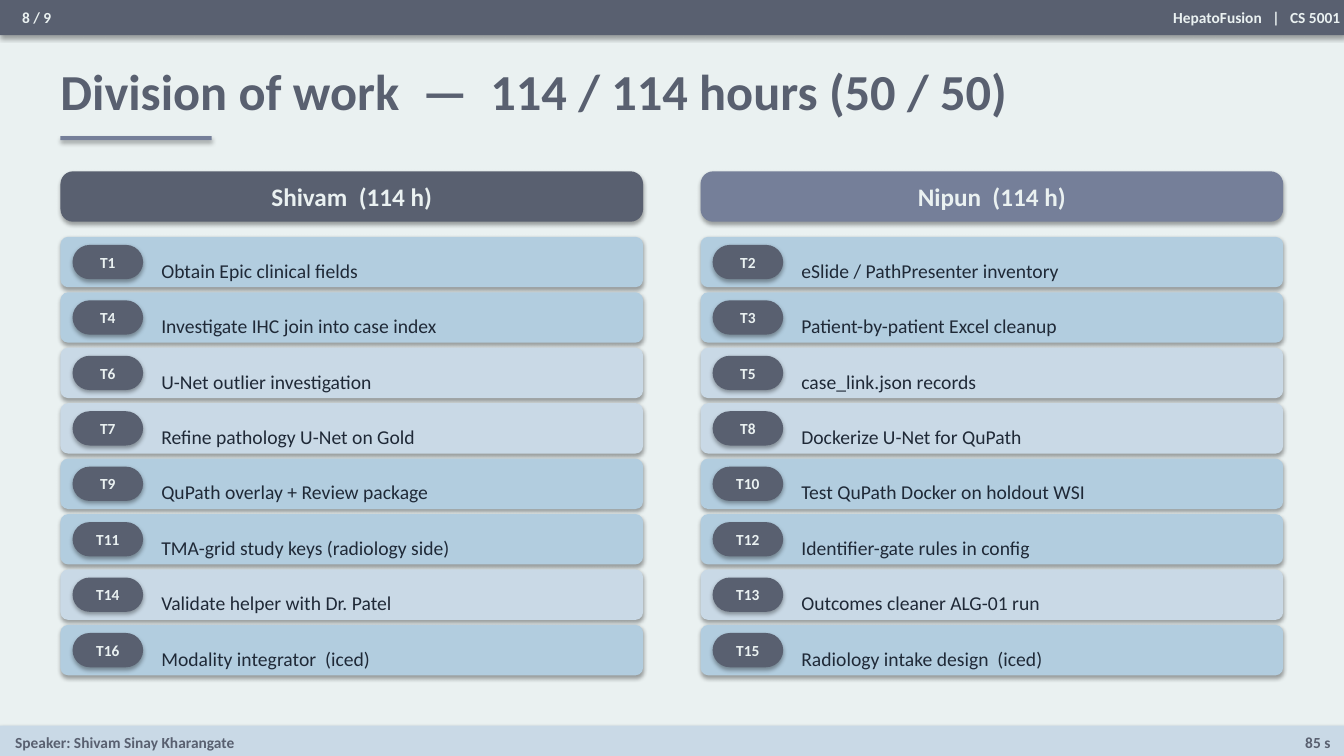
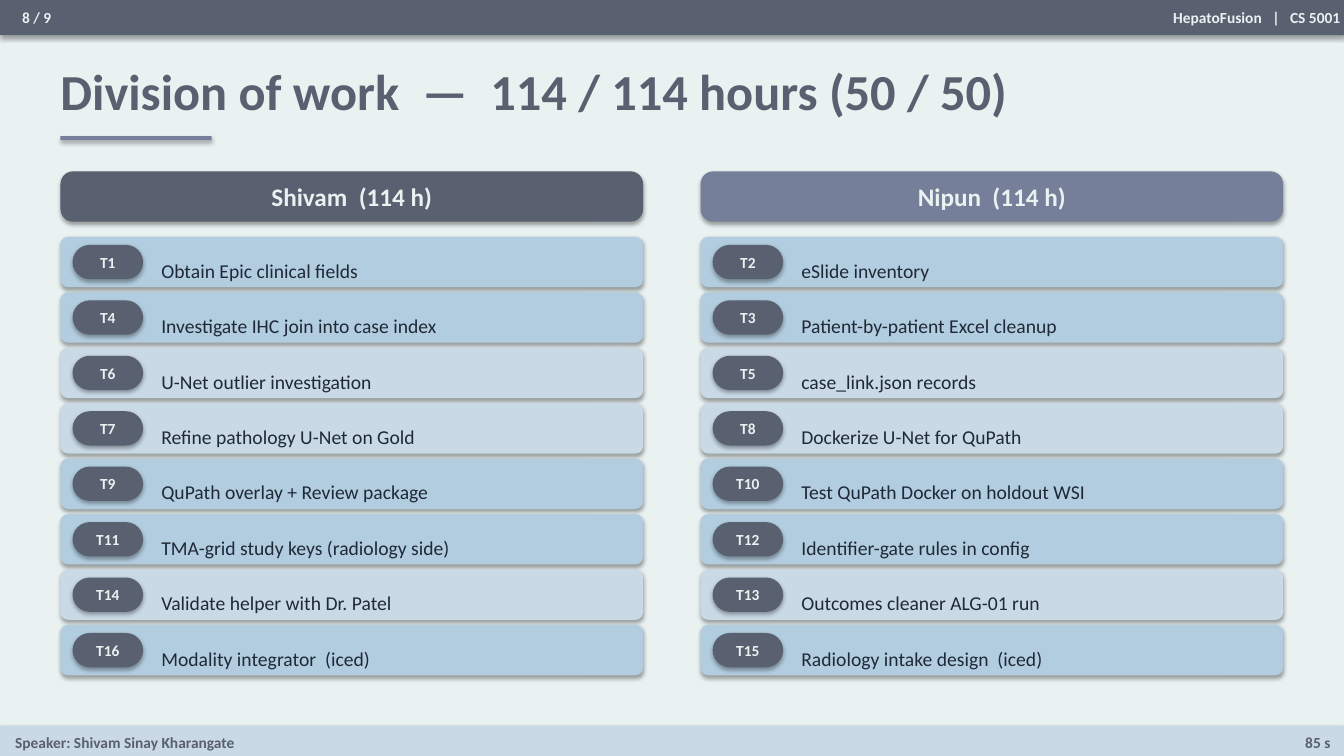
Before and after one commit to ShivamKGate/CS-Senior-Design-I-II, a slide deck: slide 8 of Presentation/HepatoFusion_Draft_Deck.pptx. Drawn at 1344x756 pixels with LibreOffice and Linux fonts; fonts in the diff are those of the drawing. Boxes give left, top, right and bottom in pixels: in the first picture for what was removed or moved away, otherwise in the second. Text is boxed around its words. In the diff, an @@ line names an element or a change of style, - is before the commit and + after.

```diff
--- a/Presentation/HepatoFusion_Draft_Deck.pptx
+++ b/Presentation/HepatoFusion_Draft_Deck.pptx
@@ text at (801, 264, 930, 281): text changed @@
-eSlide / PathPresenter inventory
+eSlide inventory
```
Also in this commit, not shown: 1 other slide changed, 5 other files.
